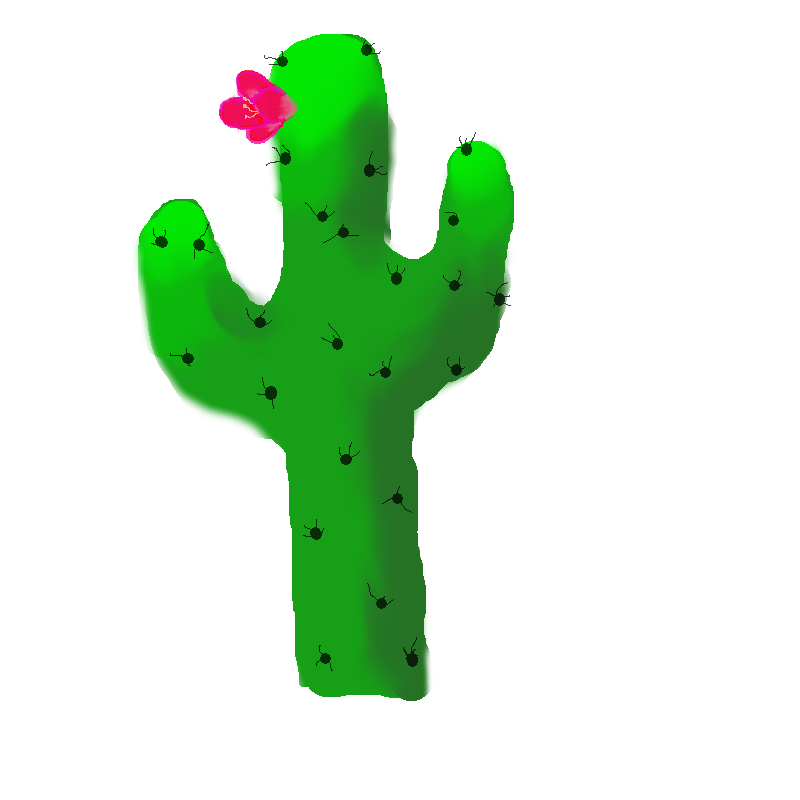
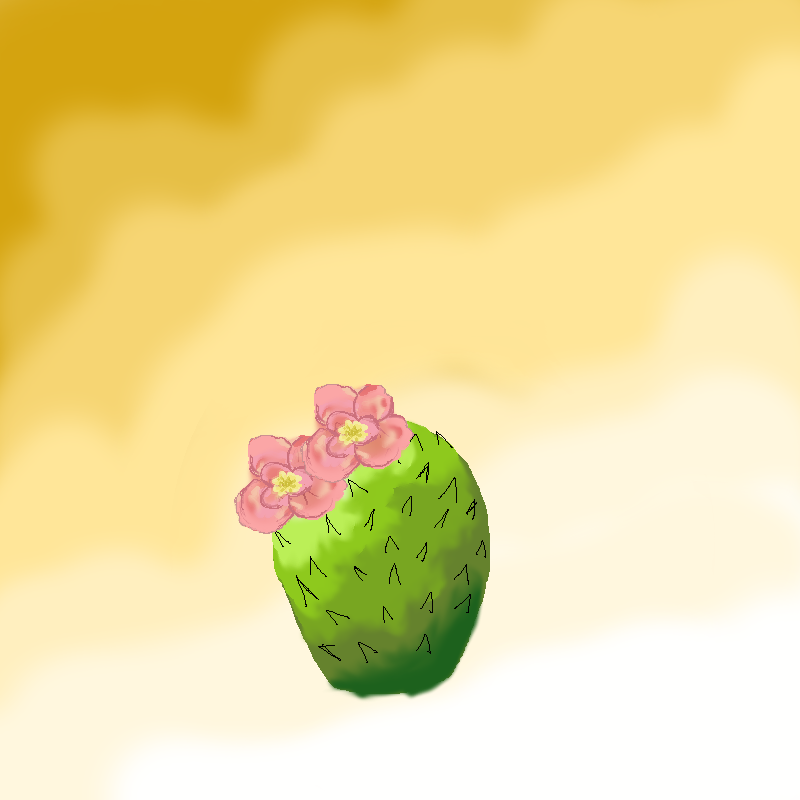
Two versions of the same layered image (800 x 800). Layer-by-layer changes:
hid group "base 2 group" (11 layers) over 129, 34, 515, 704
showed group "body" (24 layers) over 170, 320, 715, 759
showed group "background group" (2 layers) over 0, 0, 800, 800
showed "Background" over 0, 0, 800, 800
